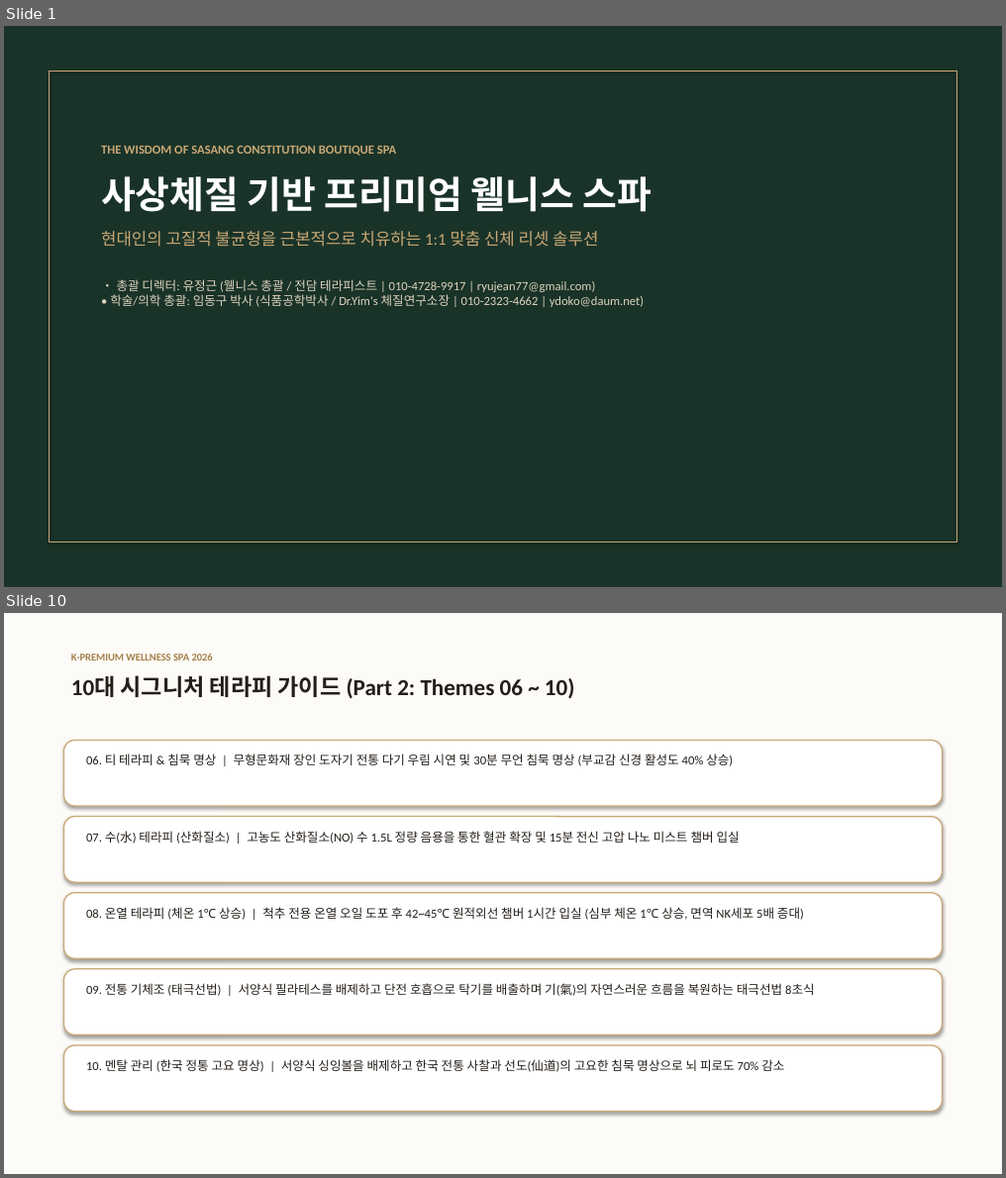
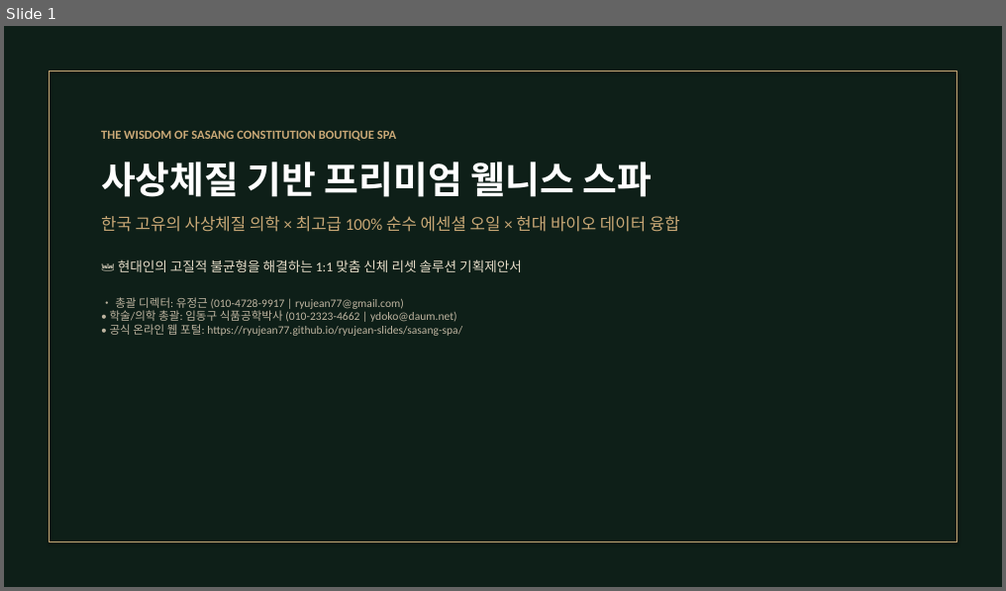
Before and after one commit to ryujean77/ryujean-slides, a slide deck: sasang-spa/사상체질_프리미엄_스파_프로젝트_제안서_발표자료.pptx. Shown one above the other, each under a label of ours: slides 1 and 10 before the commit, slide 1 after it; the slides between them are not shown. The pictures are 1006x1178 and 1006x591 pixels, drawn with LibreOffice and Linux fonts; fonts in the diff are those of the drawing. Boxes give left, top, right and bottom in pixels: in the first picture for what was removed or moved away, otherwise in the second. Text is boxed around its words. In the diff, an @@ line names an element or a change of style, - is before the commit and + after.

Commit message:
feat: 웹사이트 스타일 UI를 100% 이식한 최고급 럭셔리 PPTX 및 인터랙티브 웹 슬라이드 배포

```diff
--- a/sasang-spa/사상체질_프리미엄_스파_프로젝트_제안서_발표자료.pptx
+++ b/sasang-spa/사상체질_프리미엄_스파_프로젝트_제안서_발표자료.pptx
@@ slide 10 removed at [4,613,1002,1174], background #FFFFFF @@
@@ rectangle removed at [4,613,1002,1174] @@
@@ text removed at [71,654,213,661] @@
-K-PREMIUM WELLNESS SPA 2026
@@ text removed at [71,675,575,699] @@
-10대 시그니처 테라피 가이드 (Part 2: Themes 06 ~ 10)
@@ rounded rectangle removed at [63,741,943,806] @@
@@ text removed at [86,754,733,766] @@
-06. 티 테라피 & 침묵 명상 | 무형문화재 장인 도자기 전통 다기 우림 시연 및 30분 무언 침묵 명상 (부교감 신경 활성도 40% 상승)
@@ rounded rectangle removed at [63,817,943,882] @@
@@ text removed at [86,831,740,844] @@
-07. 수(水) 테라피 (산화질소) | 고농도 산화질소(NO) 수 1.5L 정량 음용을 통한 혈관 확장 및 15분 전신 고압 나노 미스트 챔버 입실
@@ rounded rectangle removed at [63,893,943,959] @@
@@ text removed at [86,907,804,920] @@
-08. 온열 테라피 (체온 1℃ 상승) | 척추 전용 온열 오일 도포 후 42~45℃ 원적외선 챔버 1시간 입실 (심부 체온 1℃ 상승, 면역 NK세포 5배 증대)
@@ rounded rectangle removed at [63,969,943,1035] @@
@@ text removed at [86,983,815,996] @@
-09. 전통 기체조 (태극선법) | 서양식 필라테스를 배제하고 단전 호흡으로 탁기를 배출하며 기(氣)의 자연스러운 흐름을 복원하는 태극선법 8초식
@@ rounded rectangle removed at [63,1046,943,1112] @@
@@ text removed at [86,1059,784,1072] @@
-10. 멘탈 관리 (한국 정통 고요 명상) | 서양식 싱잉볼을 배제하고 한국 전통 사찰과 선도(仙道)의 고요한 침묵 명상으로 뇌 피로도 70% 감소
@@ slide 1 changed as well @@
@@ rectangle at [4,26,1002,587]: fill #1A3328 to #0E1F18 @@
@@ text "THE WISDOM OF SASANG CONSTITUTION ...": place and size @@
-text "THE WISDOM OF SASANG CONSTITUTION ..." at [101,145,652,307]
+text "THE WISDOM OF SASANG CONSTITUTION ..." at [101,130,680,336]
@@ text at [101,216,680,336]: text changed; size 12 to 11 pt; text colour #DCD2BE to #BEB4A0 @@
-현대인의 고질적 불균형을 근본적으로 치유하는 1:1 맞춤 신체 리셋 솔루션
-• 총괄 디렉터: 유정근 (웰니스 총괄 / 전담 테라피스트 | 010-4728-9917 | ryujean77@gmail.com)
-• 학술/의학 총괄: 임동구 박사 (식품공학박사 / Dr.Yim's 체질연구소장 | 010-2323-4662 | ydoko@daum.net)
+한국 고유의 사상체질 의학 × 최고급 100% 순수 에센셜 오일 × 현대 바이오 데이터 융합
+👑 현대인의 고질적 불균형을 해결하는 1:1 맞춤 신체 리셋 솔루션 기획제안서
+• 총괄 디렉터: 유정근 (010-4728-9917 | ryujean77@gmail.com)
+• 학술/의학 총괄: 임동구 식품공학박사 (010-2323-4662 | ydoko@daum.net)
+• 공식 온라인 웹 포털: https://ryujean77.github.io/ryujean-slides/sasang-spa/
```
Also in this commit, not shown: 8 other slides changed, 1 slide added, 6 other slides removed, 1 other file.
